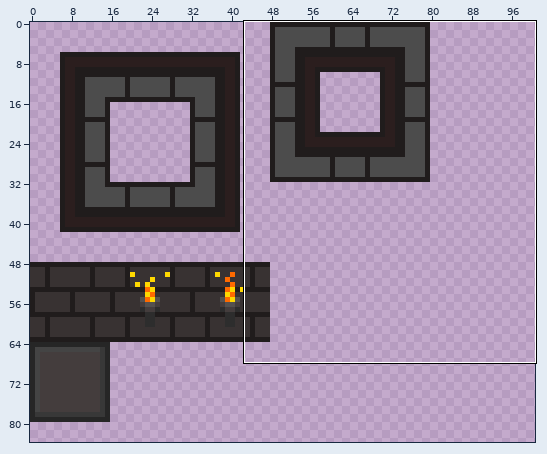
Sprite sheet: gamex/assets/images/dungeon/dungeon.png. Above: a wide view before the commit, with the close-up outlined.
Close-up. Before the commit:
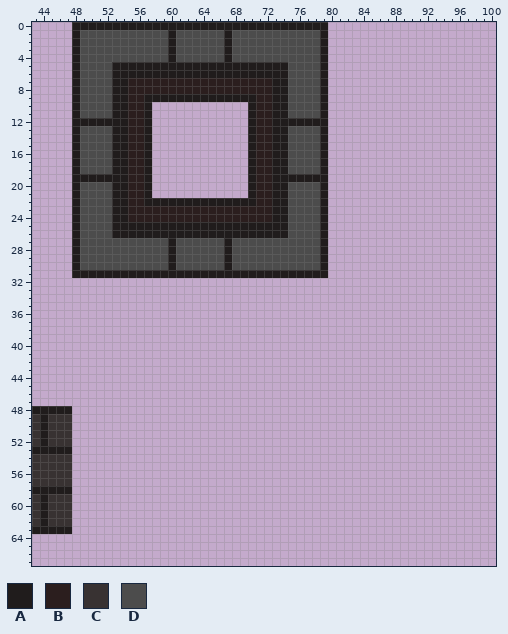
The file is 128x128 pixels. Colours within 5 levels of each other are drawn and written as one. Shown: x 43..100, y 0..67. The wide view leaves out empty margins.
Palette (. is transparent): A #201c1c  B #2b1e1e  C #383232  D #4c4c4c
Pixels before (only the part around the change), first column x 45:
 0 ...AAAAAAAAAAAAAAAAAAAAAAAAAAAAAAAA.....................
 1 ...ADDDDDDDDDDDADDDDDDADDDDDDDDDDDA.....................
 2 ...ADDDDDDDDDDDADDDDDDADDDDDDDDDDDA.....................
 3 ...ADDDDDDDDDDDADDDDDDADDDDDDDDDDDA.....................
 4 ...ADDDDDDDDDDDADDDDDDADDDDDDDDDDDA.....................
 5 ...ADDDDAAAAAAAAAAAAAAAAAAAAAADDDDA.....................
 6 ...ADDDDAAAAAAAAAAAAAAAAAAAAAADDDDA.....................
 7 ...ADDDDAABBBBBBBBBBBBBBBBBBAADDDDA.....................
 8 ...ADDDDAABBBBBBBBBBBBBBBBBBAADDDDA.....................
 9 ...ADDDDAABBAAAAAAAAAAAAAABBAADDDDA.....................
10 ...ADDDDAABBA............ABBAADDDDA.....................
11 ...ADDDDAABBA............ABBAADDDDA.....................
12 ...AAAAAAABBA............ABBAAAAAAA.....................
13 ...ADDDDAABBA............ABBAADDDDA.....................
14 ...ADDDDAABBA............ABBAADDDDA.....................
15 ...ADDDDAABBA............ABBAADDDDA.....................
16 ...ADDDDAABBA............ABBAADDDDA.....................
17 ...ADDDDAABBA............ABBAADDDDA.....................
18 ...ADDDDAABBA............ABBAADDDDA.....................
19 ...AAAAAAABBA............ABBAAAAAAA.....................
20 ...ADDDDAABBA............ABBAADDDDA.....................
21 ...ADDDDAABBA............ABBAADDDDA.....................
22 ...ADDDDAABBAAAAAAAAAAAAAABBAADDDDA.....................
23 ...ADDDDAABBBBBBBBBBBBBBBBBBAADDDDA.....................
24 ...ADDDDAABBBBBBBBBBBBBBBBBBAADDDDA.....................
25 ...ADDDDAAAAAAAAAAAAAAAAAAAAAADDDDA.....................
26 ...ADDDDAAAAAAAAAAAAAAAAAAAAAADDDDA.....................
27 ...ADDDDDDDDDDDADDDDDDADDDDDDDDDDDA.....................
28 ...ADDDDDDDDDDDADDDDDDADDDDDDDDDDDA.....................
29 ...ADDDDDDDDDDDADDDDDDADDDDDDDDDDDA.....................
30 ...ADDDDDDDDDDDADDDDDDADDDDDDDDDDDA.....................
31 ...AAAAAAAAAAAAAAAAAAAAAAAAAAAAAAAA.....................
32 ........................................................
33 ........................................................
34 ........................................................
35 ........................................................
36 ........................................................
37 ........................................................
38 ........................................................
39 ........................................................
40 ........................................................
41 ........................................................
42 ........................................................
43 ........................................................
44 ........................................................
45 ........................................................
46 ........................................................
47 ........................................................
48 AAA.....................................................
49 CCC.....................................................
50 CCC.....................................................
51 CCC.....................................................
52 CCC.....................................................
53 AAA.....................................................
54 CCC.....................................................
55 CCC.....................................................
56 CCC.....................................................
57 CCC.....................................................
58 AAA.....................................................
59 CCC.....................................................
60 CCC.....................................................
61 CCC.....................................................
62 CCC.....................................................
63 AAA.....................................................
64 ........................................................
65 ........................................................
66 ........................................................
67 ........................................................
Now the later version:
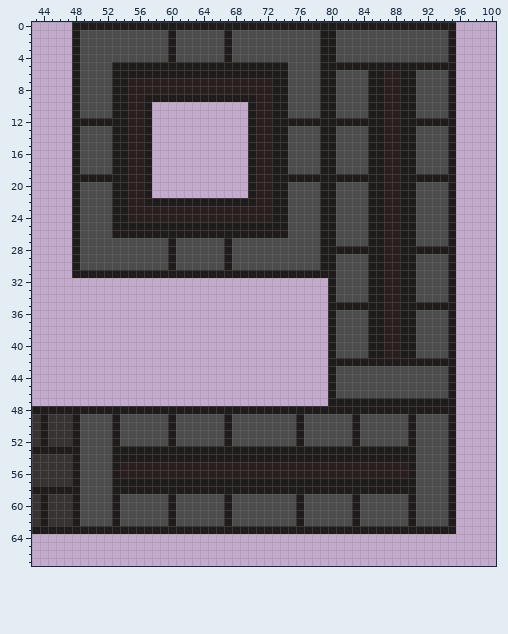
Difference:
The author put colour A in row 0 at x 80 to 95; in rows 1 to 4 at x 80 and 95; in row 5 at x 80 to 95; in rows 6 to 11 at x 80, 85 to 86, 89 to 90 and 95; in row 12 at x 80 to 86 and 89 to 95; in rows 13 to 18 at x 80, 85 to 86, 89 to 90 and 95.
The author put colour A in row 19 at x 80 to 86 and 89 to 95; in rows 20 to 27 at x 80, 85 to 86, 89 to 90 and 95; in row 28 at x 80 to 86 and 89 to 95; in rows 29 to 34 at x 80, 85 to 86, 89 to 90 and 95; in row 35 at x 80 to 86 and 89 to 95; in rows 36 to 41 at x 80, 85 to 86, 89 to 90 and 95.
The author put colour A in row 42 at x 80 to 95; in rows 43 to 46 at x 80 and 95; in row 47 at x 80 to 95; in row 48 at x 48 to 95; in rows 49 to 52 at x 48, 53, 60, 67, 76, 83, 90 and 95; in rows 53 to 54 at x 48, 53 to 90 and 95.
The author put colour A in rows 55 to 56 at x 48, 53, 90 and 95; in rows 57 to 58 at x 48, 53 to 90 and 95; in rows 59 to 62 at x 48, 53, 60, 67, 76, 83, 90 and 95; in row 63 at x 48 to 95.
The author put colour B in rows 6 to 41 at x 87 to 88; in rows 55 to 56 at x 54 to 89.
The author put colour D in rows 1 to 4 at x 81 to 94; in rows 6 to 11 at x 81 to 84 and 91 to 94; in rows 13 to 18 at x 81 to 84 and 91 to 94; in rows 20 to 27 at x 81 to 84 and 91 to 94; in rows 29 to 34 at x 81 to 84 and 91 to 94; in rows 36 to 41 at x 81 to 84 and 91 to 94.
The author put colour D in rows 43 to 46 at x 81 to 94; in rows 49 to 52 at x 49 to 52, 54 to 59, 61 to 66, 68 to 75, 77 to 82, 84 to 89 and 91 to 94; in rows 53 to 58 at x 49 to 52 and 91 to 94; in rows 59 to 62 at x 49 to 52, 54 to 59, 61 to 66, 68 to 75, 77 to 82, 84 to 89 and 91 to 94.
Pixel boxes of the changes (left, top, right, bottom) in both close-ups:
added: (72, 22, 456, 534)
